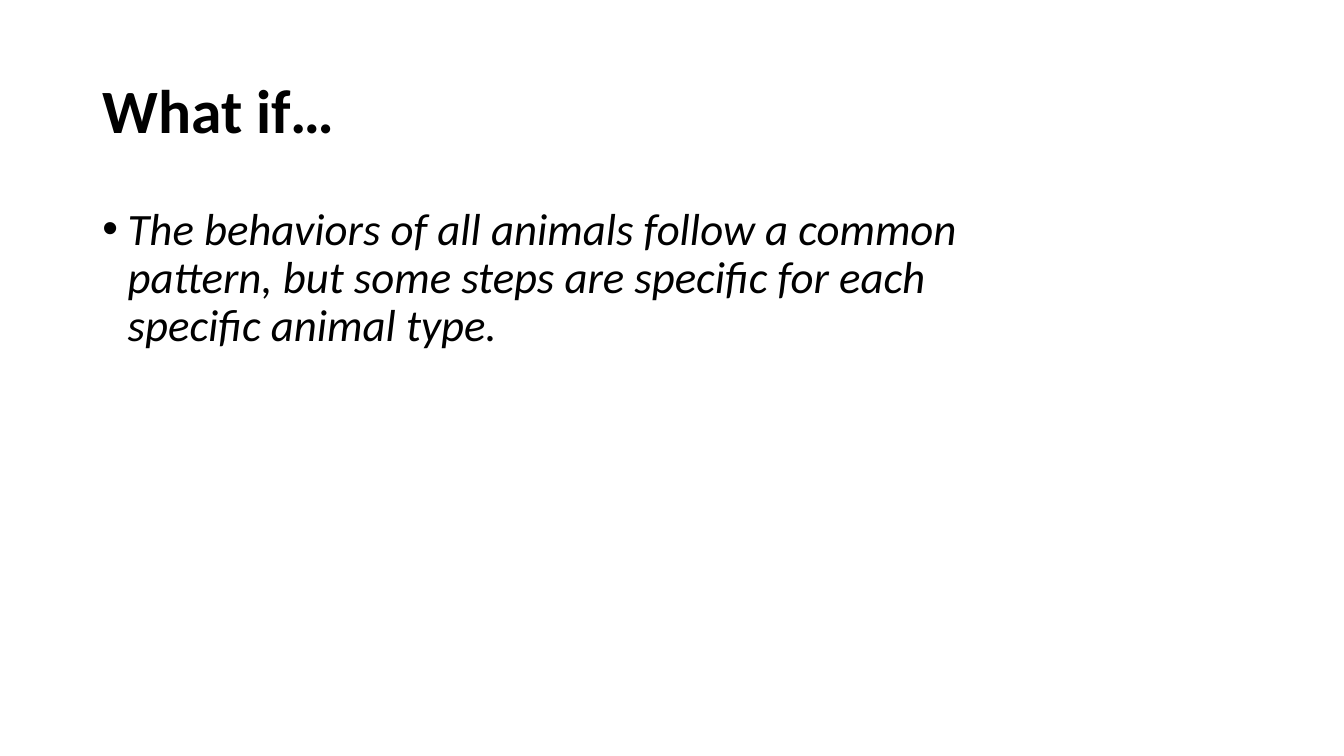
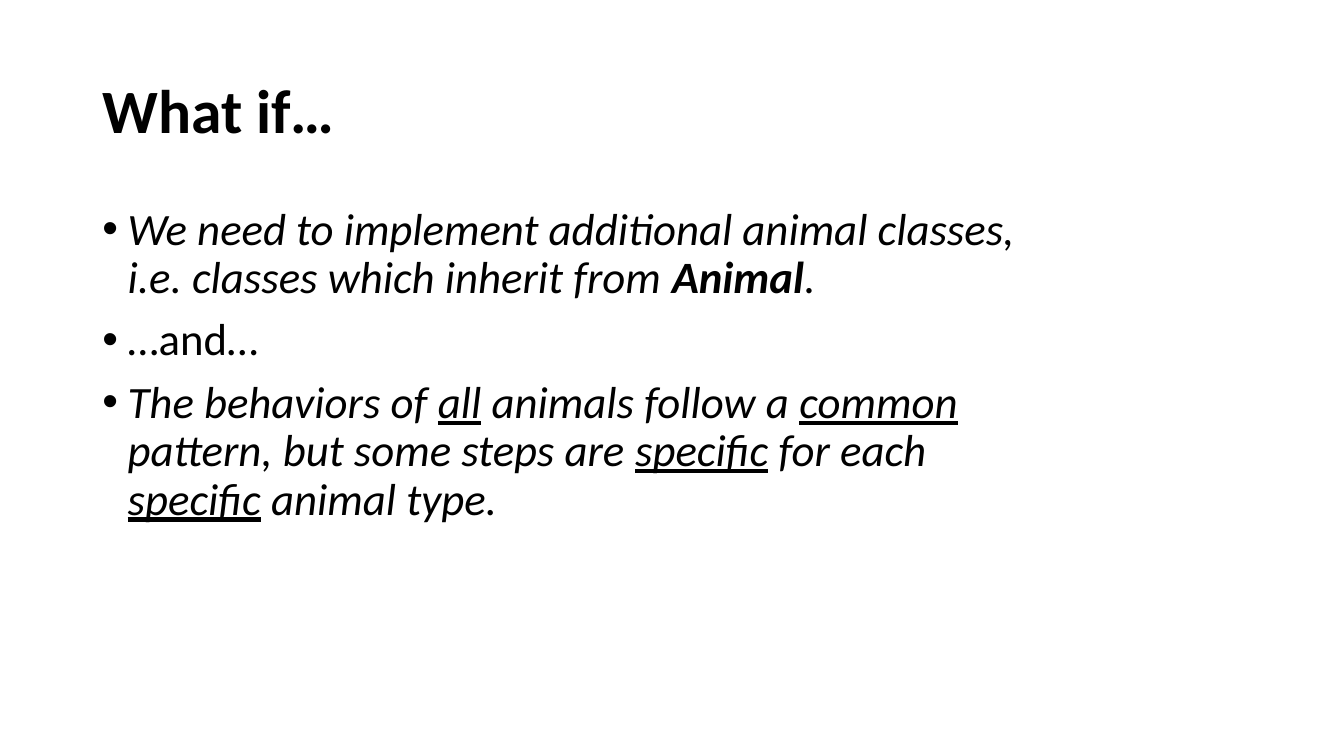
Before and after one commit to perl-easj/OOProg, a slide deck: slide 28 of Chap/SOLID/Presentations/SOLID.pptx (slide 30 before the commit). Drawn at 1344x756 pixels with LibreOffice and Linux fonts; fonts in the diff are those of the drawing. Boxes give left, top, right and bottom in pixels: in the first picture for what was removed or moved away, otherwise in the second. Text is boxed around its words. In the diff, an @@ line names an element or a change of style, - is before the commit and + after.

```diff
--- a/Chap/SOLID/Presentations/SOLID.pptx
+++ b/Chap/SOLID/Presentations/SOLID.pptx
@@ text at bbox=[128, 214, 1015, 356]: paragraphs added @@
+• We need to implement additional animal classes, i.e. classes which inherit from Animal.
+• …and…
@@ text at bbox=[128, 387, 957, 523]: underline on in "all common specific specific" @@
```
Also in this commit, not shown: 14 other slides changed, 17 slides added, 29 slides removed, 1 other file.
